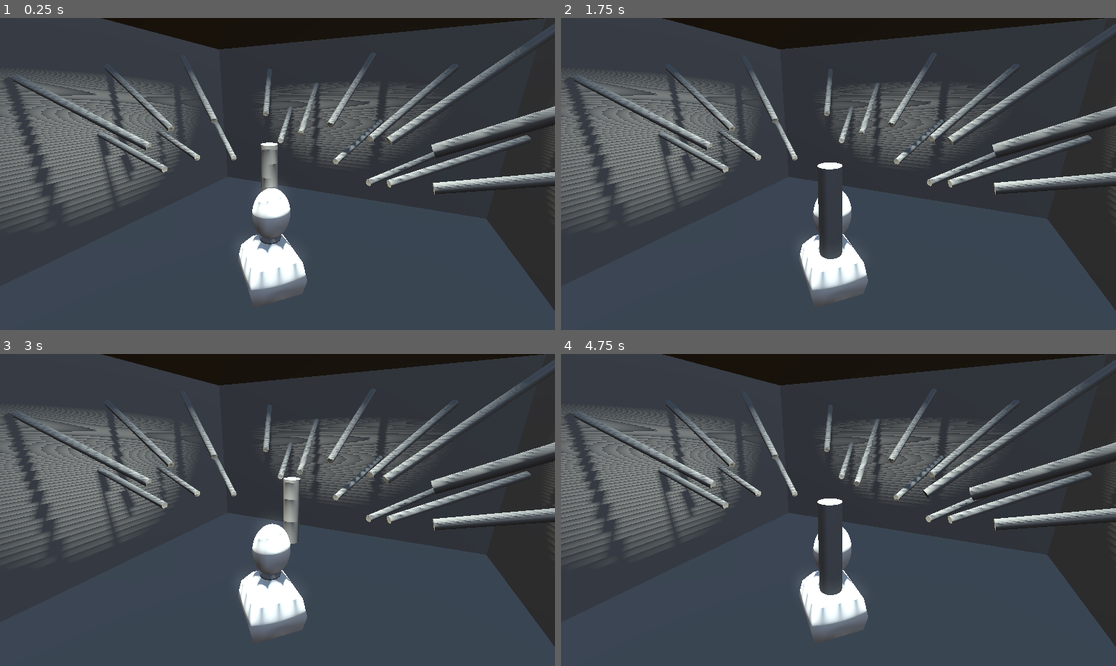
Above: before the commit, frames 1-4 (two rows, left to right).
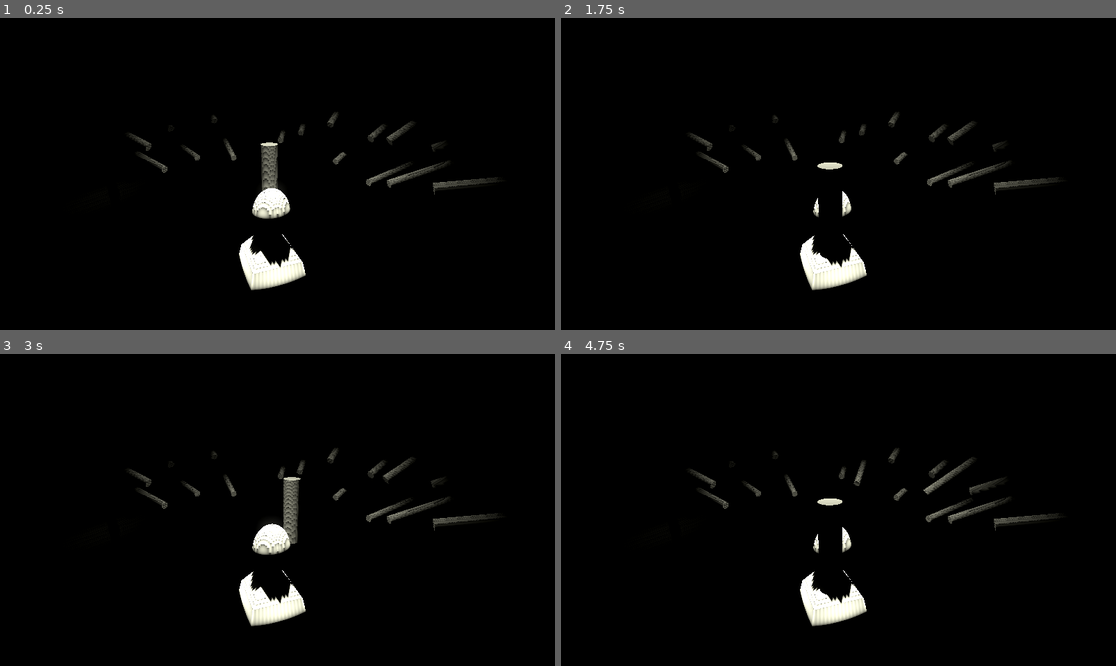
Above: after the commit, the same moments.

Repository: MCasper55/juiceTrain
Game: Godot game, scene res://Scenes/egg_room.tscn
Same seed, same stepped clock (60 frames per second), same inputs: the game is played once before the commit and once after it.
Inputs:
- Up to frame 1 (0.25 s): no input
- Up to frame 2 (1.75 s): tap Space (space) at 0.6, 1.35 s
- Up to frame 3 (3 s): tap Space (space) at 2.1, 2.85 s
- Up to frame 4 (4.75 s): tap Space (space) at 3.6, 4.35 s

The runs differ from the first frame. In frame 1, 95% of the frame differs, in the area x 0-100%, y 0-100%; in frame 2, 95%; in frame 3, 95%; in frame 4, 95%.

Commit message:
finalized room

Diff:
--- a/newDevicesCannotConnectToTheEgg/Scenes/egg_room.tscn
+++ b/newDevicesCannotConnectToTheEgg/Scenes/egg_room.tscn
@@ -13,15 +13,20 @@
 sky_material = SubResource("ProceduralSkyMaterial_s1qvn")
 
 [sub_resource type="Environment" id="Environment_fesqg"]
-background_mode = 2
-background_color = Color(0, 3.00817e-08, 0.207045, 1)
+background_mode = 1
+background_energy_multiplier = 0.0
 sky = SubResource("Sky_0ovjy")
-ambient_light_source = 3
+ambient_light_source = 2
+ambient_light_energy = 0.0
 reflected_light_source = 2
 tonemap_mode = 1
 glow_enabled = true
 volumetric_fog_enabled = true
-volumetric_fog_density = 0.0165
+volumetric_fog_density = 0.343
+volumetric_fog_albedo = Color(0, 0, 0, 1)
+volumetric_fog_emission_energy = 0.0
+volumetric_fog_anisotropy = 0.9
+volumetric_fog_detail_spread = 1.0
 
 [sub_resource type="BoxShape3D" id="BoxShape3D_fesqg"]
 size = Vector3(11.6747, 0.0928955, 11.8171)
@@ -31,6 +36,21 @@
 
 [sub_resource type="StandardMaterial3D" id="StandardMaterial3D_4afia"]
 grow_amount = 1.368
+
+[sub_resource type="Animation" id="Animation_ximd7"]
+length = 0.001
+tracks/0/type = "value"
+tracks/0/imported = false
+tracks/0/enabled = true
+tracks/0/path = NodePath(".:position")
+tracks/0/interp = 1
+tracks/0/loop_wrap = true
+tracks/0/keys = {
+"times": PackedFloat32Array(0),
+"transitions": PackedFloat32Array(1),
+"update": 0,
+"values": [Vector3(0, -1, 1.5)]
+}
 
 [sub_resource type="Animation" id="Animation_4afia"]
 resource_name = "spin"
@@ -50,21 +70,6 @@
 "values": [Vector3(0, -1, 1.5), Vector3(1.5, -1, 0), Vector3(0, -1, -1.5), Vector3(-1.5, -1, 0)]
 }
 
-[sub_resource type="Animation" id="Animation_ximd7"]
-length = 0.001
-tracks/0/type = "value"
-tracks/0/imported = false
-tracks/0/enabled = true
-tracks/0/path = NodePath(".:position")
-tracks/0/interp = 1
-tracks/0/loop_wrap = true
-tracks/0/keys = {
-"times": PackedFloat32Array(0),
-"transitions": PackedFloat32Array(1),
-"update": 0,
-"values": [Vector3(0, -1, 1.5)]
-}
-
 [sub_resource type="AnimationLibrary" id="AnimationLibrary_iy5ji"]
 _data = {
 &"RESET": SubResource("Animation_ximd7"),
@@ -86,15 +91,18 @@
 [node name="SpotLight3D" type="SpotLight3D" parent="World"]
 transform = Transform3D(1, 0, 0, 0, -4.37114e-08, 1, 0, -1, -4.37114e-08, 0, 3.11427, 0)
 light_color = Color(1, 1, 0.890196, 1)
+light_energy = 3.23
 light_volumetric_fog_energy = 16.0
 light_specular = 0.0
 shadow_enabled = true
+shadow_bias = 0.012
 shadow_normal_bias = 0.0
 shadow_transmittance_bias = 16.0
-shadow_blur = 5.017
+shadow_blur = 7.541
 spot_range = 9.47
 spot_attenuation = -0.74
-spot_angle = 81.61
+spot_angle = 55.05
+spot_angle_attenuation = 4.0
 
 [node name="Camera3D" type="Camera3D" parent="World"]
 transform = Transform3D(-0.907057, 0.129382, -0.400634, 0, 0.951608, 0.307316, 0.421008, 0.278753, -0.863162, -2.58328, 1.30765, -5.08798)
@@ -116,9 +124,9 @@
 material = SubResource("StandardMaterial3D_fesqg")
 
 [node name="Room hole" type="CSGBox3D" parent="Room/RoomCsg"]
-transform = Transform3D(1, 0, 0, 0, 1, 0, 0, 0, 1, 0, 0, 0.25)
+transform = Transform3D(1, 0, 1.42109e-14, 0, 1, 0, -1.42109e-14, 0, 1, -5.32907e-15, 0, -0.25)
 operation = 2
-size = Vector3(13.5, 7.5, 15)
+size = Vector3(13.5, 7.5, 14)
 
 [node name="CSGBox3D" type="CSGSphere3D" parent="Room"]
 transform = Transform3D(1, 0, 0, 0, 1, 0, 0, 0, 1, 0, -3.39039, 0)
--- a/newDevicesCannotConnectToTheEgg/Scripts/egg.gd
+++ b/newDevicesCannotConnectToTheEgg/Scripts/egg.gd
@@ -8,15 +8,16 @@
 
 func _on_area_3d_area_entered(area):
 	if area.is_in_group("CanBreakEgg") and cracked == 0:
-		cracked = 1
-		joint.queue_free()
-		print("yeehaw")
-		eggManager.emit_signal("eggCrack")
+		crack()
 
 
 func _on_area_3d_body_entered(body):
 	if body.is_in_group("CanBreakEgg") and cracked == 0:
-		cracked = 1
-		joint.queue_free()
-		print("yeehaw")
-		eggManager.emit_signal("eggCrack")
+		crack()
+
+func crack():
+	cracked = 1
+	joint.queue_free()
+	print("yeehaw")
+	eggManager.emit_signal("eggCrack")
+	eggManager.someoneConnected = 1
--- a/newDevicesCannotConnectToTheEgg/Scripts/robot_arm_anim.gd
+++ b/newDevicesCannotConnectToTheEgg/Scripts/robot_arm_anim.gd
@@ -8,6 +8,7 @@
 	anims.speed_scale = 1
 	await get_tree().create_timer(randf_range(1, 8)).timeout
 	extend()
+	eggManager.connect("eggCrack", reverse) #if it starts to break, move this back into the extend function
 
 func reverse():
 	if justConnected == 0:
@@ -30,4 +31,3 @@
 func extend():
 	if eggManager.someoneConnected == 0:
 		anims.play("extend")
-		eggManager.connect("eggCrack", reverse)
